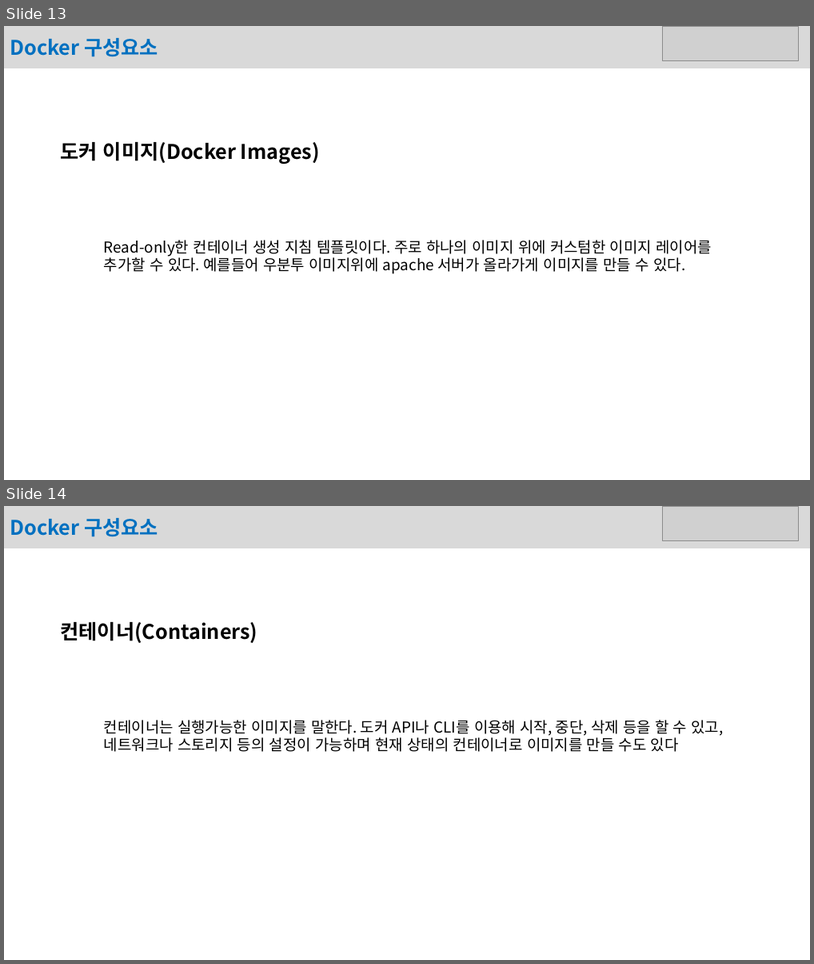
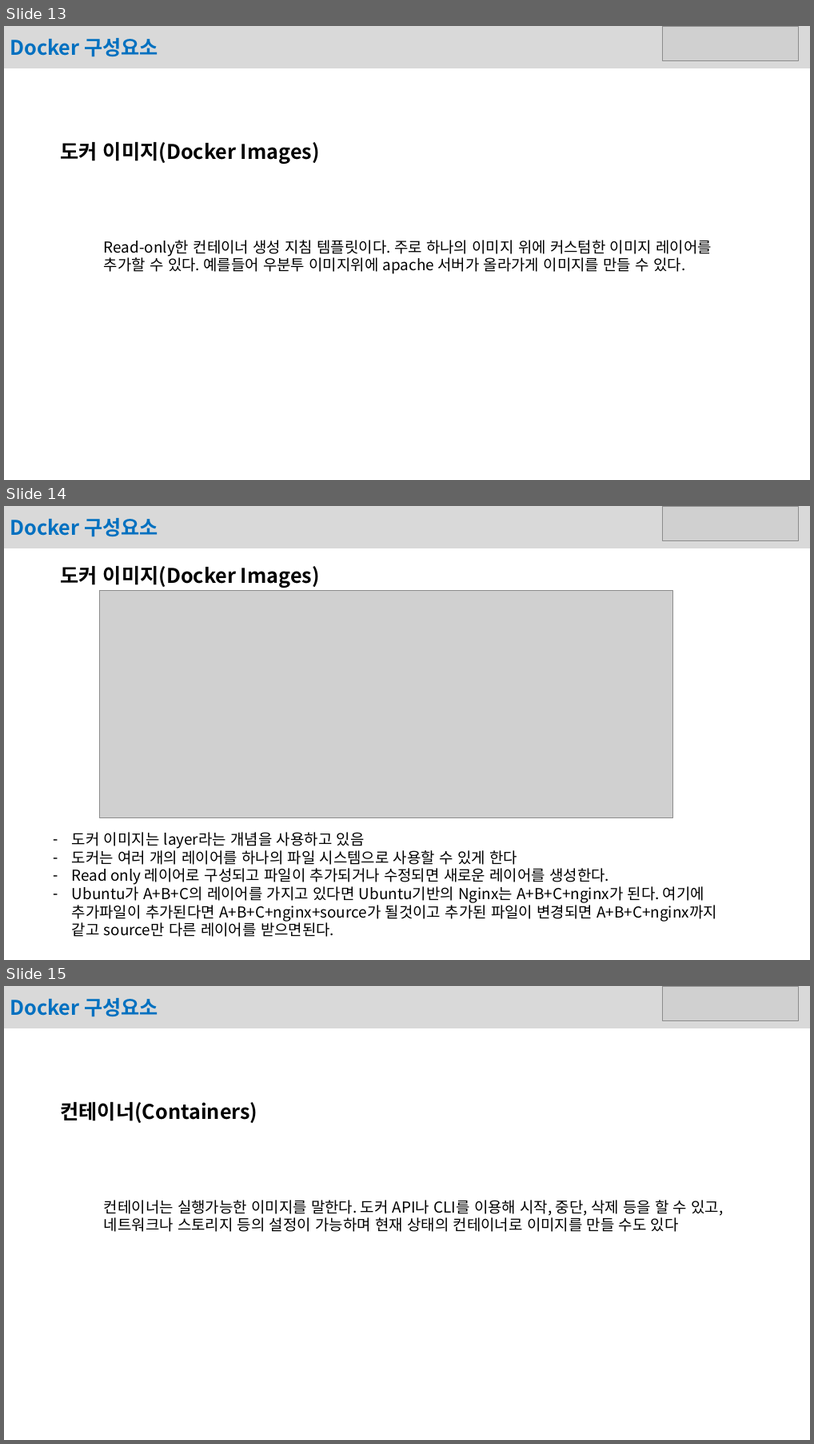
Before and after one commit to kong9410/kong9410.github.io, a slide deck: _posts/Docker/도커 최종 정리.pptx. Shown one above the other, each under a label of ours: slides 13 and 14 before the commit, slides 13, 14 and 15 after it. The pictures are 814x964 and 814x1444 pixels, drawn with LibreOffice and Linux fonts; fonts in the diff are those of the drawing; grey boxes stand for pictures. Boxes give left, top, right and bottom in pixels: in the first picture for what was removed or moved away, otherwise in the second. Text is boxed around its words. In the diff, an @@ line names an element or a change of style, - is before the commit and + after.

```diff
--- a/_posts/Docker/도커 최종 정리.pptx
+++ b/_posts/Docker/도커 최종 정리.pptx
@@ slide 14 added at <box>4,506,810,960</box>, background #FFFFFF @@
@@ rectangle added at <box>4,506,810,548</box>, fill #D9D9D9, 24 pt, text #0070C0, bold @@
+Docker 구성요소
@@ picture added at <box>662,506,799,541</box> @@
@@ text added at <box>61,566,320,588</box>, 24 pt, text #000000, bold @@
+도커 이미지(Docker Images)
@@ picture added at <box>99,591,673,818</box> @@
@@ text added at <box>72,832,718,936</box>, 18 pt, text #000000 @@
+– 도커 이미지는 layer라는 개념을 사용하고 있음
+– 도커는 여러 개의 레이어를 하나의 파일 시스템으로 사용할 수 있게 한다
+– Read only 레이어로 구성되고 파일이 추가되거나 수정되면 새로운 레이어를 생성한다.
+– Ubuntu가 A+B+C의 레이어를 가지고 있다면 Ubuntu기반의 Nginx는 A+B+C+nginx가 된다. 여기에 추가파일이 추가된다면 A+B+C+nginx+source가 될것이고 추가된 파일이 변경되면 A+B+C+nginx까지 같고 source만 다른 레이어를 받으면된다.
@@ what was slide 14 is now slide 15 @@
```
Also in this commit, not shown: 1 slide changed, 1 other slide added, 6 other files.
